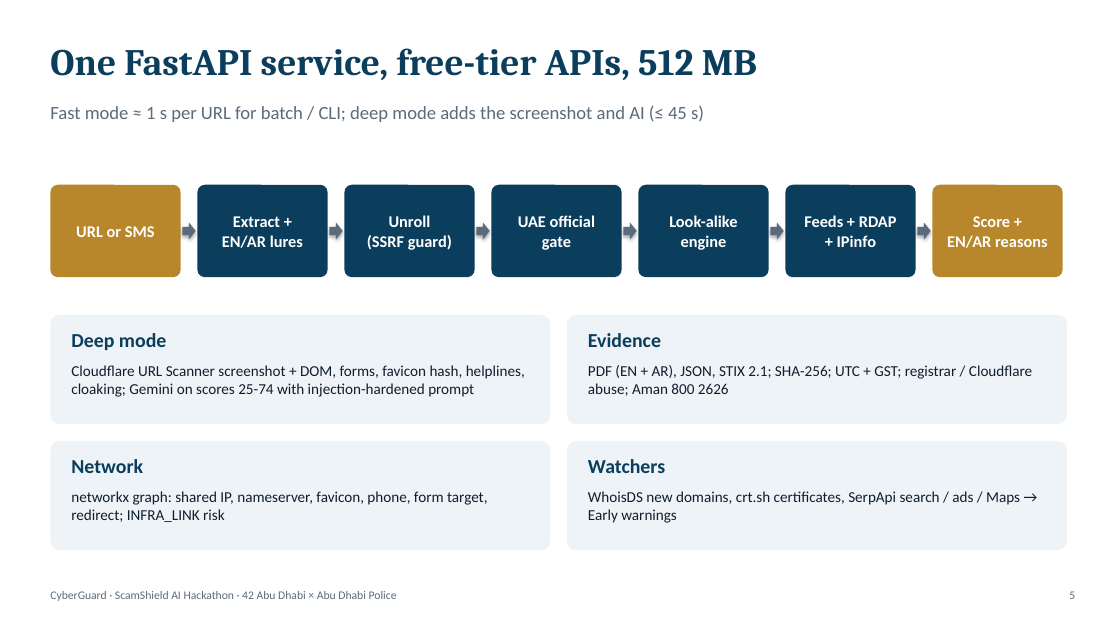
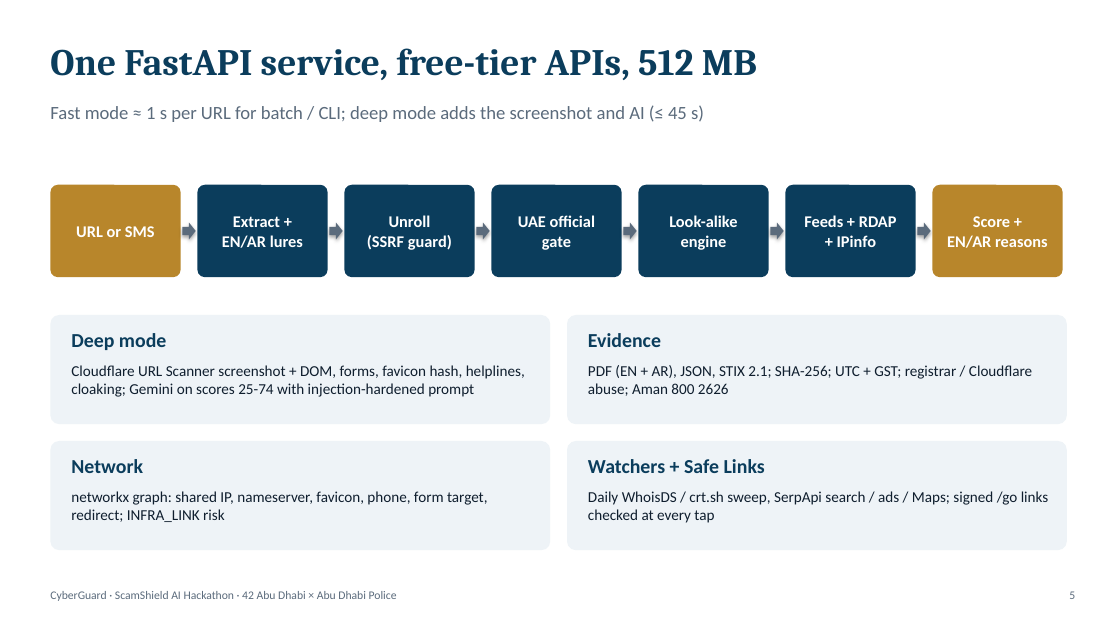
Before and after one commit to Saif-Alazazi/CyberGuard, a slide deck: slide 5 of docs/CyberGuard_Presentation.pptx. Drawn at 1120x630 pixels with LibreOffice and Linux fonts; fonts in the diff are those of the drawing. Boxes give left, top, right and bottom in pixels: in the first picture for what was removed or moved away, otherwise in the second. Text is boxed around its words. In the diff, an @@ line names an element or a change of style, - is before the commit and + after.

```diff
--- a/docs/CyberGuard_Presentation.pptx
+++ b/docs/CyberGuard_Presentation.pptx
@@ text at [588,459,765,473]: text changed @@
-Watchers
+Watchers + Safe Links
@@ text at [588,491,1049,523]: text changed @@
-WhoisDS new domains, crt.sh certificates, SerpApi search / ads / Maps → Early warnings
+Daily WhoisDS / crt.sh sweep, SerpApi search / ads / Maps; signed /go links checked at every tap
```
Also in this commit, not shown: 5 other slides changed, 39 other files.
